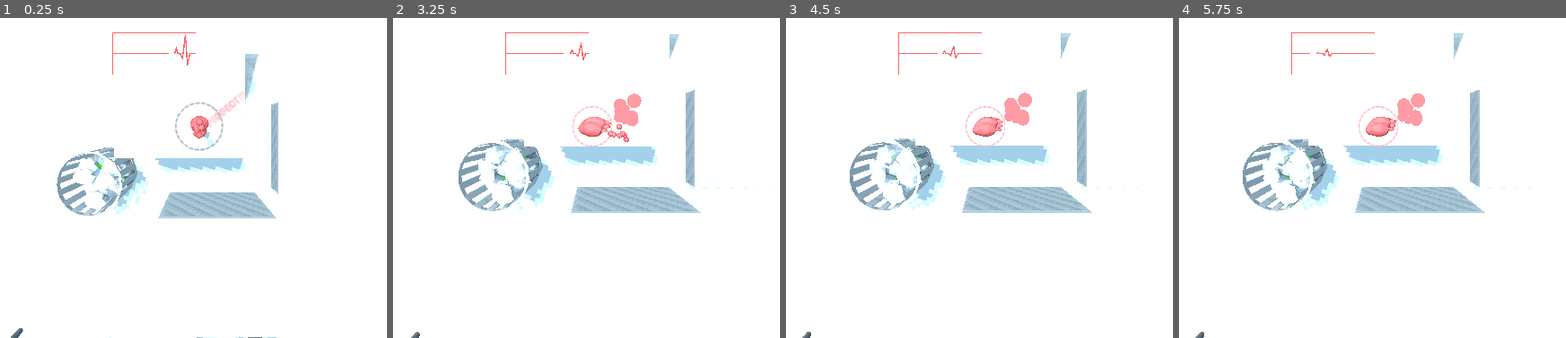
Above: before the commit, frames 1-4 (left to right).
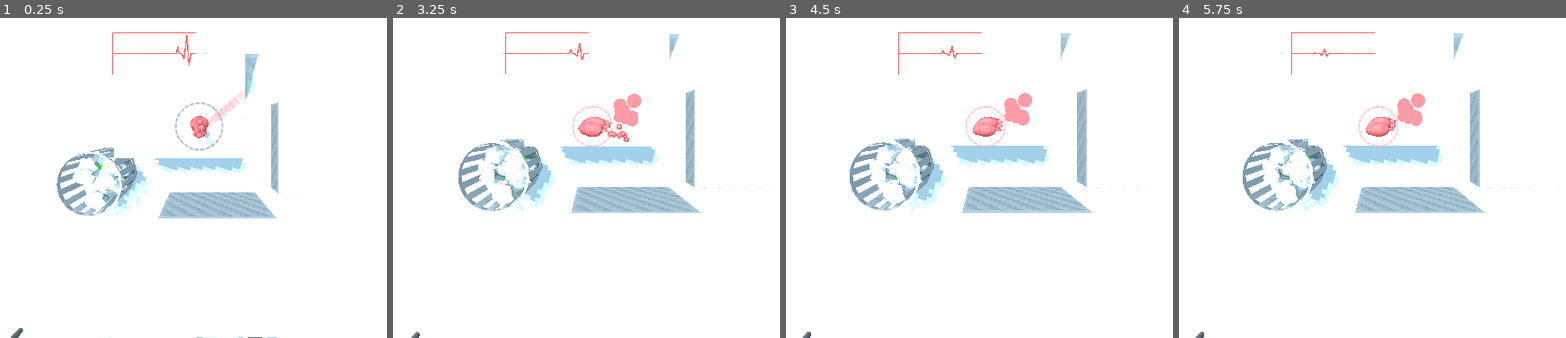
Above: after the commit, the same moments.

Repository: CaptainProton42/ldjam46
Game: Godot game, scene res://TestTopDown.tscn
Same seed, same stepped clock (60 frames per second), same inputs: the game is played once before the commit and once after it.
Inputs (mouse positions are in pixels of both pictures, inside the frame that each line leads up to):
- Up to frame 1 (0.25 s): no input
- Up to frame 2 (3.25 s): move the mouse to (749, 107) at 0.52 s; press the mouse at (749, 107) at 0.53 s; hold W (forward) 0.53-1.28 s; move the mouse to (447, 149) at 1.27 s; release the mouse at (447, 149) at 1.28 s; click (447, 149) at 1.35 s; move the mouse to (663, 34) at 2.02 s; press the mouse at (663, 34) at 2.03 s; hold W (forward) from 2.03 s (still down); move the mouse to (555, 210) at 2.77 s; release the mouse at (555, 210) at 2.78 s; click (555, 210) at 2.85 s
- Up to frame 3 (4.5 s): move the mouse to (outside the picture) at 3.52 s; release W (forward) at 3.53 s; press the mouse at (outside the picture) at 3.53 s; move the mouse to (outside the picture) at 4.27 s; release the mouse at (outside the picture) at 4.28 s; click (outside the picture) at 4.35 s
- Up to frame 4 (5.75 s): move the mouse to (1415, 126) at 5.02 s; press the mouse at (1415, 126) at 5.03 s

The runs differ from the first frame. In frame 1, 0.1% of the frame differs, in the area x 43-50%, y 5-15%; in frame 2, less than 0.1%; in frame 3, less than 0.1%; in frame 4, less than 0.1%.

Commit message:
Improved heart monitor, jump timing.

Diff:
--- a/Heart.tscn
+++ b/Heart.tscn
@@ -167,6 +167,8 @@
 jump_force = 7.0
 speed_idle = 0.5
 time_till_death = 6.0
+timing_interval_perfect = 0.15
+timing_interval_good = 0.25
 
 [node name="CollisionShapePhysics" type="CollisionShape" parent="."]
 transform = Transform( 0.120551, 1.49392e-12, -2.72848e-12, -5.86198e-13, 0.120551, -1.45519e-10, -1.81899e-12, 1.74623e-10, 0.120551, 0.117188, 0.0909475, -0.0187147 )
--- a/Monitor.tscn
+++ b/Monitor.tscn
@@ -42,6 +42,15 @@
 "_edit_use_anchors_": false
 }
 
+[node name="Line2D2" type="Line2D" parent="."]
+scale = Vector2( 0.5, 0.5 )
+points = PoolVector2Array( 0, 200, 800, 200 )
+width = 12.0
+default_color = Color( 1, 0.392157, 0.392157, 1 )
+joint_mode = 2
+begin_cap_mode = 2
+end_cap_mode = 2
+
 [node name="Viewport" type="Viewport" parent="."]
 size = Vector2( 400, 200 )
 transparent_bg = true
--- a/MonitorLine.tscn
+++ b/MonitorLine.tscn
@@ -1,21 +1,20 @@
-[gd_scene load_steps=2 format=2]
-
-[ext_resource path="res://scripts/MonitorLine.gd" type="Script" id=1]
+[gd_scene format=2]
 
 [node name="MonitorLine" type="Line2D"]
 position = Vector2( 0, 100 )
-points = PoolVector2Array( 0, 0, 7.50577, -30.1364, 14.753, 0, 26.584, 0, 37.7931, 23.7647, 51.6534, -89.171, 61.9203, 53.5387, 73.545, 0, 370, 0 )
+points = PoolVector2Array( 0, 0, 7.50577, -30.1364, 14.753, 0, 26.584, 0, 37.7931, 23.7647, 51.6534, -89.171, 61.9203, 53.5387, 73.545, 0 )
 width = 6.0
 default_color = Color( 1, 0.392157, 0.392157, 1 )
 joint_mode = 2
 begin_cap_mode = 2
 end_cap_mode = 2
-script = ExtResource( 1 )
 
-[node name="Line2D" type="Line2D" parent="."]
-points = PoolVector2Array( 195, 0, 200, 0 )
-width = 4.0
-default_color = Color( 1, 0.392157, 0.392157, 1 )
-joint_mode = 2
-begin_cap_mode = 2
-end_cap_mode = 2
+[node name="ColorRect" type="ColorRect" parent="."]
+show_behind_parent = true
+margin_left = -3.0
+margin_top = -95.0
+margin_right = 76.0
+margin_bottom = 62.0
+__meta__ = {
+"_edit_use_anchors_": false
+}
--- a/TestTopDown.tscn
+++ b/TestTopDown.tscn
@@ -29,6 +29,7 @@
 margin_right = 389.101
 margin_bottom = 165.802
 rect_scale = Vector2( 0.293255, 0.293255 )
+heart_path = NodePath("../Heart")
 
 [node name="StaticBody" type="StaticBody" parent="."]
 transform = Transform( 44.6974, 0, 0, 0, 0.198162, 0, 0, 0, 41.314, 0, 0, 0 )
--- a/scripts/Heart.gd
+++ b/scripts/Heart.gd
@@ -138,7 +138,7 @@
 	var force = (0.3 + 0.7*charge) * jump_force * force_dir.normalized() / timing_bonus
 	force.y *= -1.0
 	var timing_quality = TIMING.normal
-	var timing = abs(timer - 0.15 - round(timer - 0.15) / pulse_interval) # +0.15 da die animation etwas verschoben ist
+	var timing = abs(timer - 0.15 - round(timer - 0.15) / pulse_interval) # die animation is etwas verschoben
 	print(timing)
 	if timing < timing_interval_perfect:
 		print("PERFECT")
--- a/scripts/Monitor.gd
+++ b/scripts/Monitor.gd
@@ -1,6 +1,10 @@
 extends Control
 
 onready var monitor_line = preload("res://MonitorLine.tscn")
+onready var viewport = get_node("Viewport")
+onready var heart = get_node(heart_path)
+
+export var heart_path : NodePath
 
 var line_1
 var line_2
@@ -10,21 +14,19 @@
 var amplitude = 1.0
 
 func _ready():
-	line_1 = monitor_line.instance()
-	line_2 = monitor_line.instance()
-	get_node("Viewport").add_child(line_1)
-	get_node("Viewport").add_child(line_2)
-	line_1.position.x = 0
-	line_2.position.x = width
+	heart.connect("heartbeat", self, "add_blip")
+
+func add_blip():
+	var blip = monitor_line.instance()
+	blip.position.x = width
+	for i in range(blip.points.size()):
+		blip.points[i].y *= amplitude
+	viewport.add_child(blip)
 
 func _process(delta):
-	line_1.position.x -= width * delta
-	line_2.position.x -= width * delta
-	if line_1.position.x <= -width:
-		line_1.position.x = width
-		for i in range(line_1.points.size()):
-			line_1.points[i].y = line_1.original_points[i].y * amplitude
-	if line_2.position.x <= -width:
-		line_2.position.x = width
-		for i in range(line_2.points.size()):
-			line_2.points[i].y = line_2.original_points[i].y * amplitude
+	amplitude = heart.life
+	for i in range(viewport.get_child_count()):
+		var blip = viewport.get_child(i)
+		blip.position.x -= width * delta
+		if blip.position.x < -width:
+			blip.queue_free()
--- a/scripts/MonitorLine.gd
+++ /dev/null
@@ -1,3 +0,0 @@
-extends Line2D
-
-onready var original_points = points
